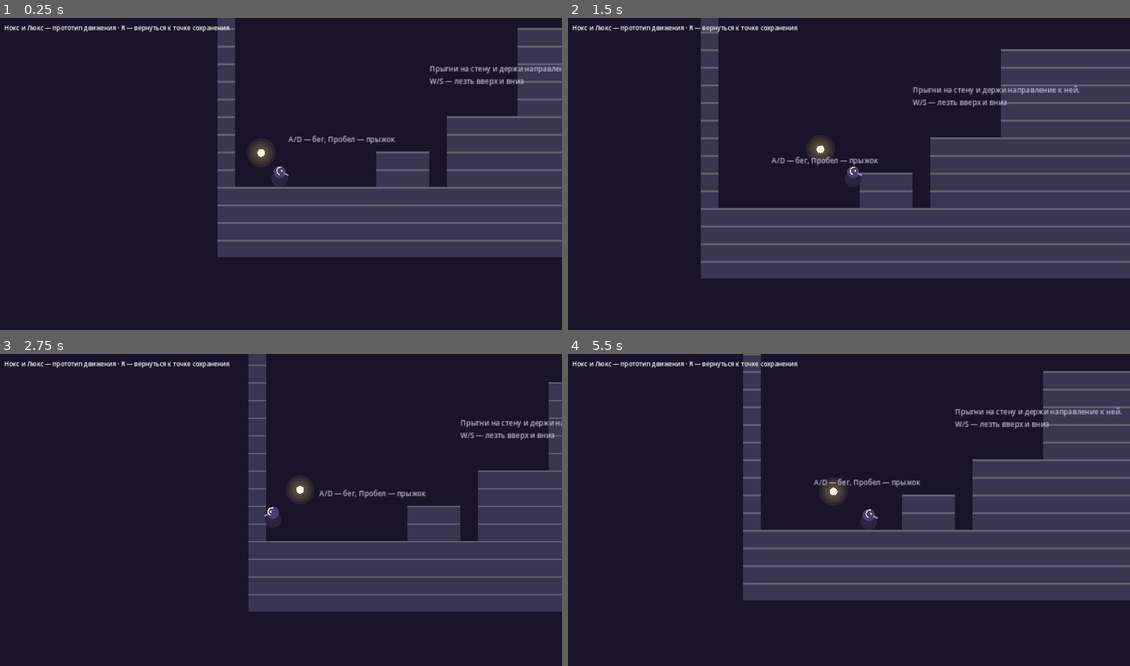
Above: before the commit, frames 1-4 (two rows, left to right).
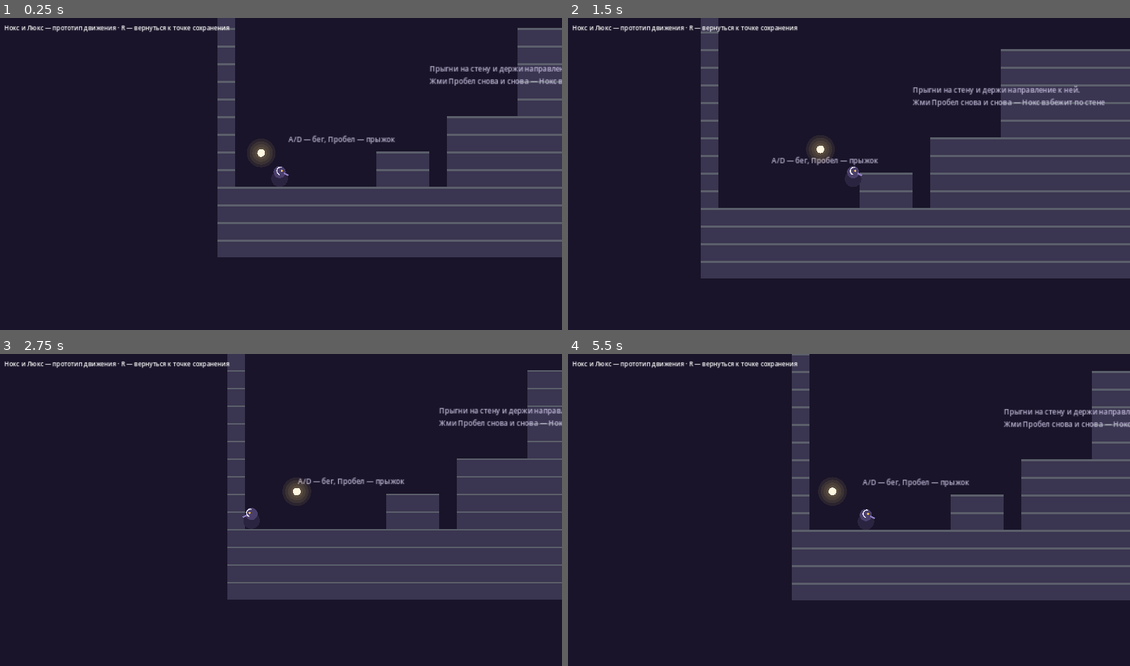
Above: after the commit, the same moments.

Repository: stariyyded-ai/nox-and-lux
Game: Godot game, scene res://scenes/main.tscn
The game is run twice, just before and just after one commit, with the same random seed, the same clock (stepped at 60 frames per second) and the same inputs.
Inputs:
- Up to frame 1 (0.25 s): no input
- Up to frame 2 (1.5 s): hold D (move_right) from 0.53 s (still down); tap Space (jump) at 0.6, 0.77, 1.07 s; tap K (light_push) at 1.35 s
- Up to frame 3 (2.75 s): tap Space (jump) at 1.52, 1.55, 1.82, 2.3 s; release D (move_right) at 2.03 s; hold A (move_left) from 2.03 s (still down); tap Shift at 2.1 s
- Up to frame 4 (5.5 s): release A (move_left) at 2.78 s; hold D (move_right) 2.78-4.28 s; tap Space (jump) at 2.85, 3.02, 3.32, 3.77, 3.8, 4.07, 4.52, 4.55, 4.82, 5.1 s; hold K (light_push) 3.53-4.28 s; hold A (move_left) 4.28-5.03 s; tap Shift at 4.35 s; hold D (move_right) from 5.03 s (still down)

The runs differ from the first frame. In frame 1, 0.2% of the frame differs, in the area x 76-100%, y 19-22%; in frame 2, 0.4%; in frame 3, 14%, in the area x 40-100%, y 0-83%; in frame 4, 11%.

Commit message:
Replace slow wall climbing with Ori-style wall jumps
Holding toward a wall and pressing jump now hops Nox up along it,
so a tall wall is scaled with a quick series of jumps. Releasing the
direction and jumping still kicks off the wall. The W/S climb is gone.
Adds a wall-climb check to the movement test.

Co-Authored-By: Claude Opus 5.5 (1M context) <noreply@anthropic.com>
Claude-Session: https://claude.ai/code/session_01Wbfh4AHrmcuMCm4PVzoi41

Diff:
--- a/game/scripts/level.gd
+++ b/game/scripts/level.gd
@@ -34,8 +34,8 @@
 
 const HINTS := [
 	[Vector2i(4, 15), "A/D — бег, Пробел — прыжок"],
-	[Vector2i(12, 11), "Прыгни на стену и держи направление к ней.\nW/S — лезть вверх и вниз"],
-	[Vector2i(19, 6), "Прыжок от стены — Пробел, пока держишься"],
+	[Vector2i(12, 11), "Прыгни на стену и держи направление к ней.\nЖми Пробел снова и снова — Нокс взбежит по стене"],
+	[Vector2i(19, 6), "Отпусти направление и прыгни — Нокс оттолкнётся от стены"],
 	[Vector2i(27, 0), "В прыжке зажми K: время замедлится.\nЦелься стрелками и отпусти — Нокс оттолкнётся от Люкса"],
 	[Vector2i(45, 3), "От фонарей можно отталкиваться сколько угодно.\nЛюкс заряжается, когда ты на земле или на стене"],
 ]
--- a/game/scripts/nox.gd
+++ b/game/scripts/nox.gd
@@ -1,6 +1,6 @@
 class_name Nox
 extends CharacterBody2D
-## Нокс — управляемый герой. Прототип движения: бег, прыжок, стены и Толчок света.
+## Нокс — управляемый герой. Прототип движения: бег, прыжок, прыжки по стенам и Толчок света.
 ## Все числа вынесены в @export, чтобы подбирать ощущение прямо в инспекторе Godot.
 
 signal respawned
@@ -22,9 +22,10 @@
 
 @export_group("Стены")
 @export var wall_slide_speed := 110.0
-@export var climb_speed := 150.0
-@export var wall_jump_push := 320.0
+@export var wall_jump_push := 320.0  ## отскок от стены, если не держать направление к ней
 @export var wall_jump_lock := 0.16  ## время, когда управление по горизонтали не перебивает отскок
+@export var wall_climb_push := 140.0  ## прыжок вверх по стене, если держать направление к ней
+@export var wall_climb_lock := 0.06
 
 @export_group("Толчок света")
 @export var push_radius := 120.0
@@ -94,10 +95,16 @@
 			_buffer = 0.0
 			_coyote = 0.0
 		elif on_wall:
+			# Как в Ori: если держать направление к стене, Нокс прыгает вверх вдоль неё
+			# и сразу возвращается, так стену можно быстро «пропрыгать». Иначе — отскок.
 			velocity.y = jump_velocity * 0.95
-			velocity.x = wall_normal.x * wall_jump_push
-			facing = int(signf(wall_normal.x))
-			_control_lock = wall_jump_lock
+			if holding_wall:
+				velocity.x = wall_normal.x * wall_climb_push
+				_control_lock = wall_climb_lock
+			else:
+				velocity.x = wall_normal.x * wall_jump_push
+				facing = int(signf(wall_normal.x))
+				_control_lock = wall_jump_lock
 			_buffer = 0.0
 	if Input.is_action_just_released("jump") and velocity.y < 0.0:
 		velocity.y *= jump_cut
@@ -119,12 +126,8 @@
 
 
 func _apply_vertical(holding_wall: bool, delta: float) -> void:
-	if holding_wall:
-		var climb := Input.get_axis("move_up", "move_down")
-		if climb != 0.0:
-			velocity.y = climb * climb_speed
-		else:
-			velocity.y = minf(velocity.y + gravity * delta, wall_slide_speed)
+	if holding_wall and velocity.y > 0.0:
+		velocity.y = minf(velocity.y + gravity * delta, wall_slide_speed)
 		return
 	var g := gravity * (fall_gravity_mult if velocity.y > 0.0 else 1.0)
 	velocity.y = minf(velocity.y + g * delta, max_fall_speed)
--- a/game/tests/movement_test.gd
+++ b/game/tests/movement_test.gd
@@ -1,13 +1,14 @@
 extends SceneTree
 ## Быстрая проверка без окна:
 ##   godot --headless --path game -s res://tests/movement_test.gd
-## Загружает тестовый уровень и проверяет, что Нокс стоит на земле, прыгает и бегает.
+## Загружает тестовый уровень и проверяет бег, прыжок, Толчок света и прыжки по стене.
 
 var _level: Node2D
 var _frame := 0
 var _failed := false
 var _start := Vector2.ZERO
 var _jump_peak := INF
+var _climb_peak := INF
 
 
 func _initialize() -> void:
@@ -42,10 +43,25 @@
 			Input.action_release("light_push")
 		225:
 			_check(not nox.is_aiming() and Engine.time_scale == 1.0, "Толчок света завершается")
+			# Ставим Нокса у стены высотой в шесть клеток (столбцы 26–30, верх на строке 3).
+			nox.global_position = Vector2(24 * 32 + 16, 8 * 32 + 10)
+			nox.velocity = Vector2.ZERO
+			Input.action_press("move_right")
+		420:
+			Input.action_release("move_right")
+			Input.action_release("jump")
+			_check(_climb_peak < 3 * 32, "Нокс взбегает по стене прыжками")
 			print("FAILED" if _failed else "ALL OK")
 			quit(1 if _failed else 0)
 	if _frame > 120:
 		_jump_peak = minf(_jump_peak, nox.global_position.y)
+	if _frame > 240 and _frame < 420:
+		_climb_peak = minf(_climb_peak, nox.global_position.y)
+		# Жмём прыжок каждые 18 кадров, как игрок, который «пропрыгивает» стену.
+		if _frame % 18 == 0:
+			Input.action_press("jump")
+		elif _frame % 18 == 6:
+			Input.action_release("jump")
 	return false
 
 
Not shown, changed: README.md
Not shown, changed: docs/PLAN.md
